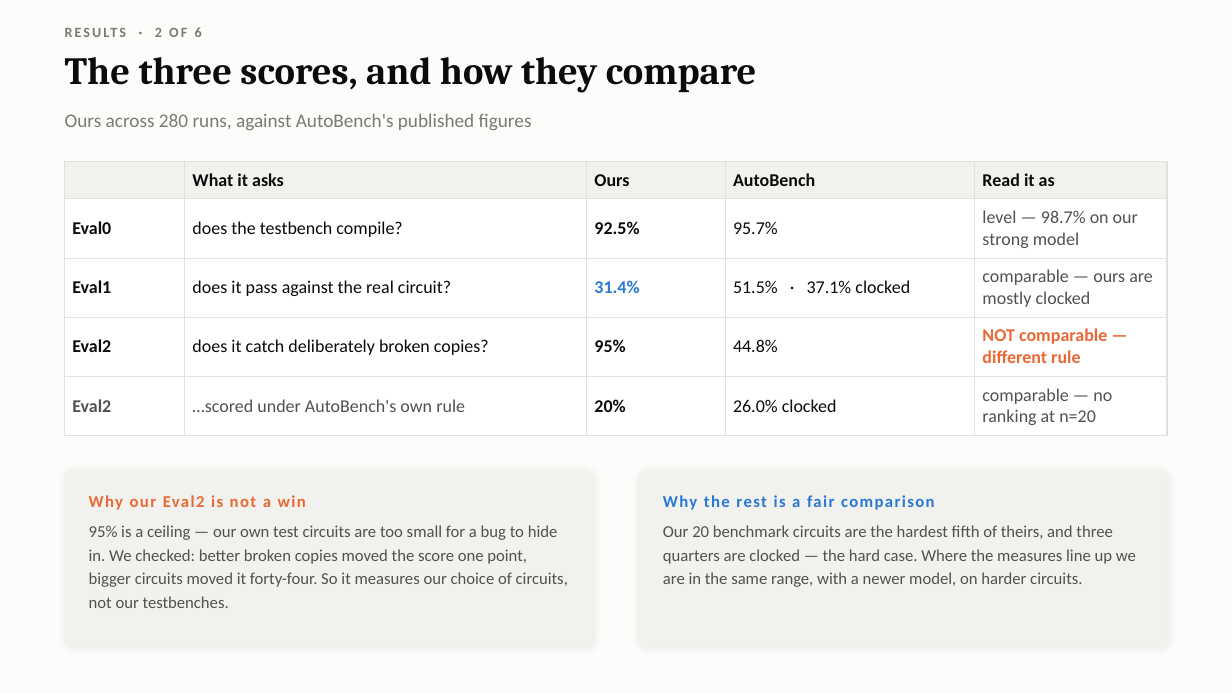
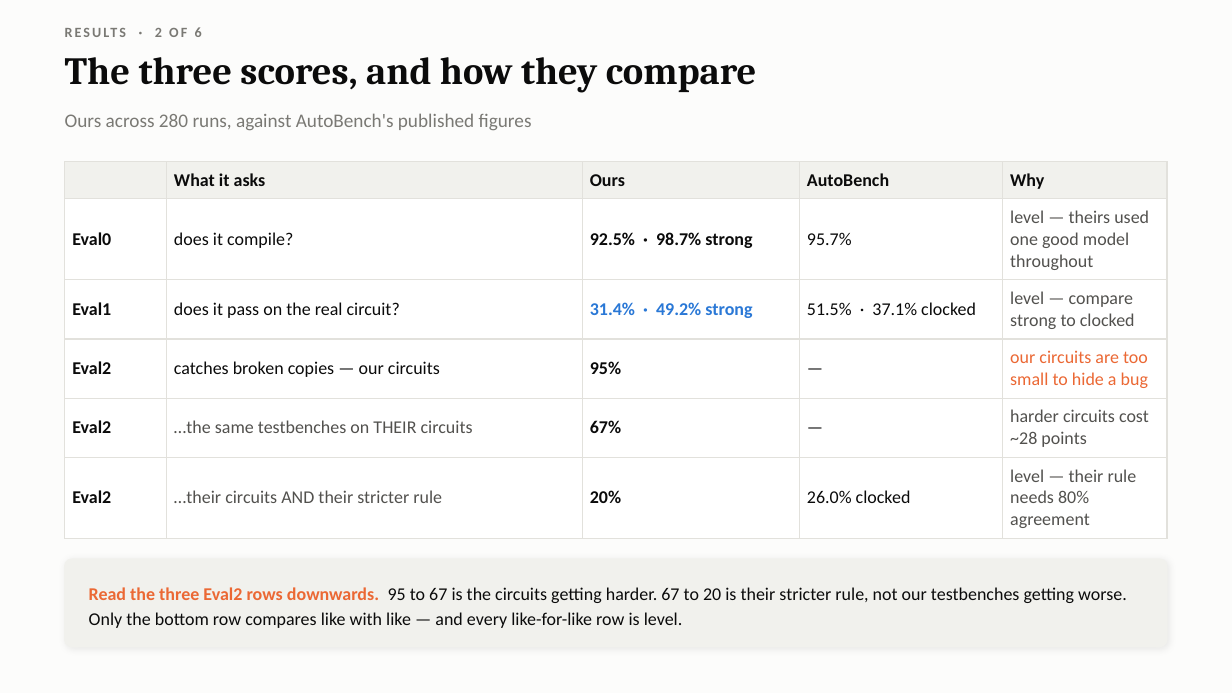
Before and after one commit to Sawaiz-zip/agentic-verilog-testbench, a slide deck: slide 22 of docs/presentation.pptx. Drawn at 1232x693 pixels with LibreOffice and Linux fonts; fonts in the diff are those of the drawing. Boxes give left, top, right and bottom in pixels: in the first picture for what was removed or moved away, otherwise in the second. Text is boxed around its words. In the diff, an @@ line names an element or a change of style, - is before the commit and + after.

```diff
--- a/docs/presentation.pptx
+++ b/docs/presentation.pptx
@@ table at (65, 162, 1167, 532) @@
-row 1:  | What it asks | Ours | AutoBench | Read it as
-row 2: Eval0 | does the testbench compile? | 92.5% | 95.7% | level — 98.7% on our strong model
-row 3: Eval1 | does it pass against the real circuit? | 31.4% | 51.5% · 37.1% clocked | comparable — ours are mostly clocked
-row 4: Eval2 | does it catch deliberately broken copies? | 95% | 44.8% | NOT comparable — different rule
-row 5: Eval2 | …scored under AutoBench's own rule | 20% | 26.0% clocked | comparable — no ranking at n=20
+row 1:  | What it asks | Ours | AutoBench | Why
+row 2: Eval0 | does it compile? | 92.5% · 98.7% strong | 95.7% | level — theirs used one good model throughout
+row 3: Eval1 | does it pass on the real circuit? | 31.4% · 49.2% strong | 51.5% · 37.1% clocked | level — compare strong to clocked
+row 4: Eval2 | catches broken copies — our circuits | 95% | — | our circuits are too small to hide a bug
+row 5: Eval2 | …the same testbenches on THEIR circuits | 67% | — | harder circuits cost ~28 points
+row 6: Eval2 | …their circuits AND their stricter rule | 20% | 26.0% clocked | level — their rule needs 80% agreement
@@ rounded rectangle removed at (640, 471, 1167, 647) @@
@@ text removed at (89, 495, 306, 510) @@
-Why our Eval2 is not a win
@@ text removed at (663, 495, 935, 510) @@
-Why the rest is a fair comparison
@@ text removed at (89, 525, 568, 608) @@
-95% is a ceiling — our own test circuits are too small for a bug to hide in. We checked: better broken copies moved the score one point, bigger circuits moved it forty-four. So it measures our choice of circuits, not our testbenches.
@@ text removed at (663, 525, 1136, 587) @@
-Our 20 benchmark circuits are the hardest fifth of theirs, and three quarters are clocked — the hard case. Where the measures line up we are in the same range, with a newer model, on harder circuits.
@@ rounded rectangle: place and size @@
-rounded rectangle at (65, 471, 592, 647)
+rounded rectangle at (65, 559, 1167, 647)
@@ rounded rectangle at (65, 559, 1167, 647): proportions changed @@
@@ text added at (89, 587, 1127, 628), 14 pt, text #0B0B0B @@
+Read the three Eval2 rows downwards. 95 to 67 is the circuits getting harder. 67 to 20 is their stricter rule, not our testbenches getting worse. Only the bottom row compares like with like — and every like-for-like row is level.
```
Also in this commit, not shown: 2 other slides changed, 1 other file.
